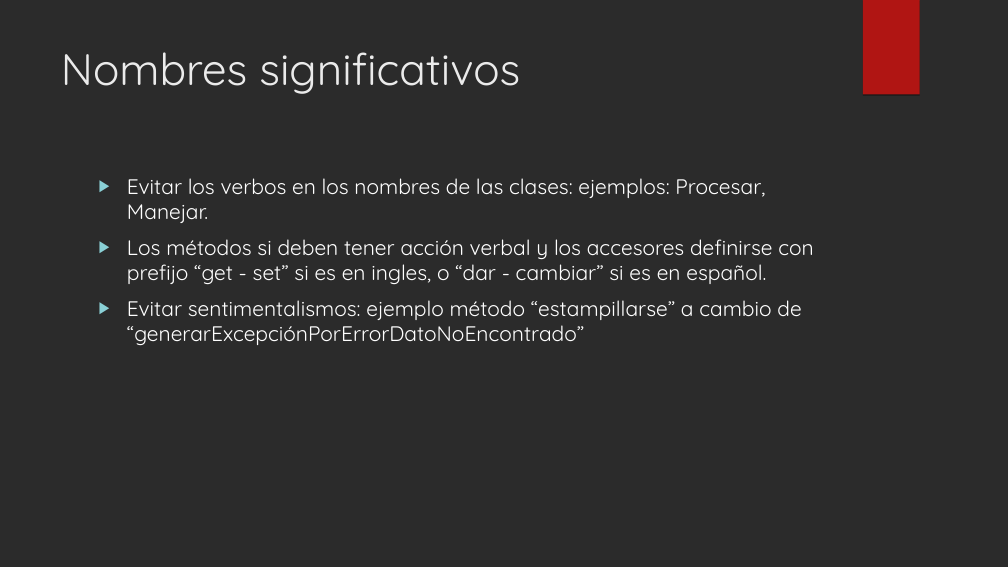
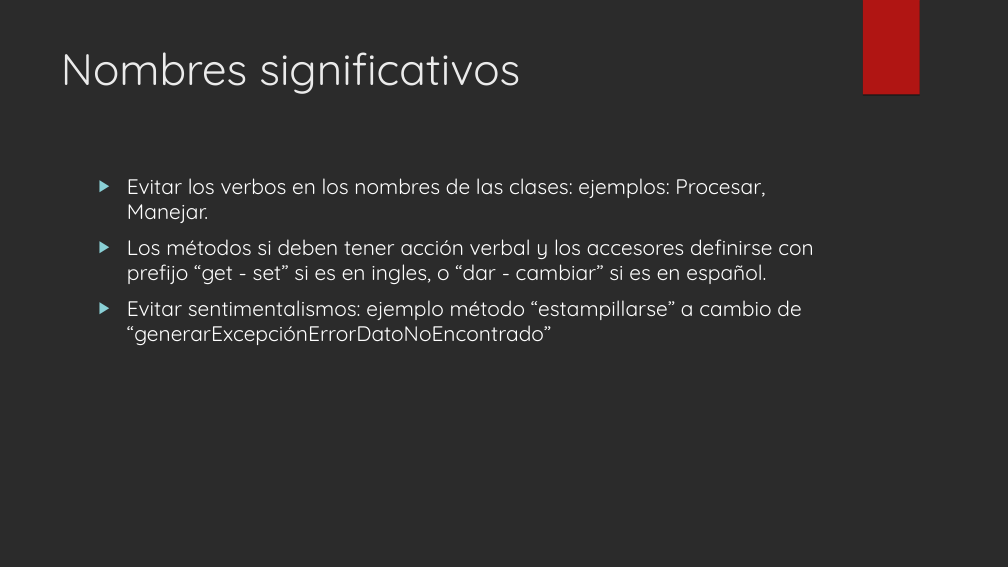
Before and after one commit to josevicenteayala/CleanCode, a slide deck: slide 3 of CleanCodeProject/data/CleanCode.ppt. Drawn at 1008x567 pixels with LibreOffice and Linux fonts; fonts in the diff are those of the drawing; background and template pictures are left out; a plain dark background stands for a picture behind light text. Boxes give left, top, right and bottom in pixels: in the first picture for what was removed or moved away, otherwise in the second. Text is boxed around its words. In the diff, an @@ line names an element or a change of style, - is before the commit and + after.

Commit message:
correction to ppt

```diff
--- a/CleanCodeProject/data/CleanCode.ppt
+++ b/CleanCodeProject/data/CleanCode.ppt
@@ text at box(127, 300, 801, 345): text changed @@
-▶ Evitar sentimentalismos: ejemplo método “estampillarse” a cambio de “generarExcepciónPorErrorDatoNoEncontrado”
+▶ Evitar sentimentalismos: ejemplo método “estampillarse” a cambio de “generarExcepciónErrorDatoNoEncontrado”
```
Also in this commit, not shown: 1 other file.
